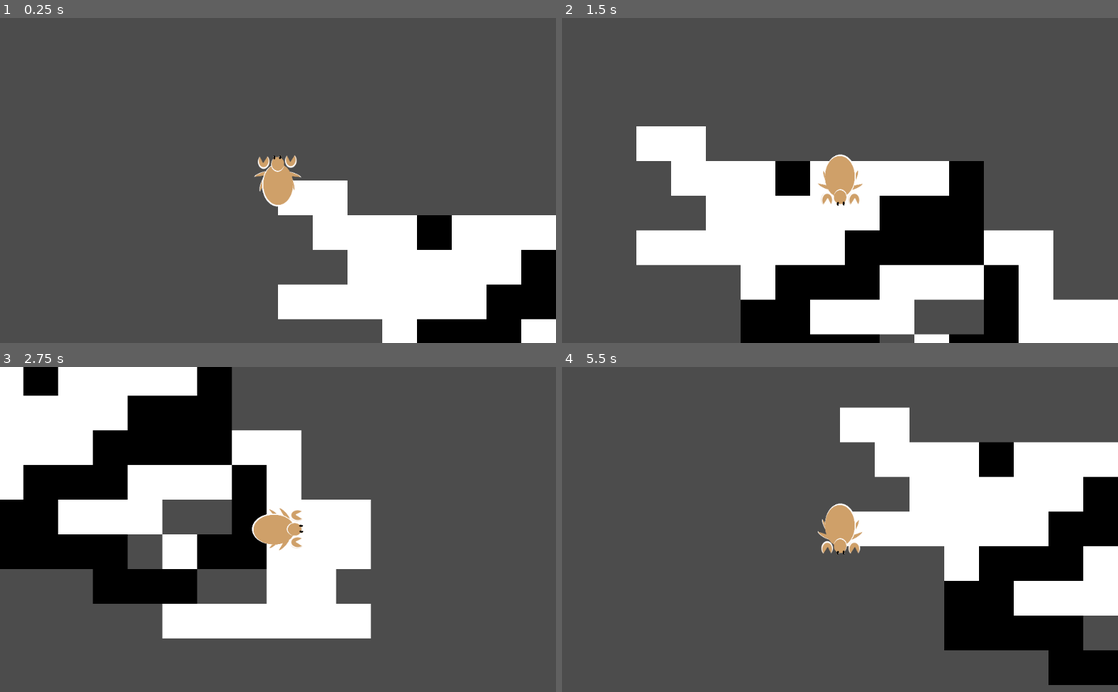
Above: before the commit, frames 1-4 (two rows, left to right).
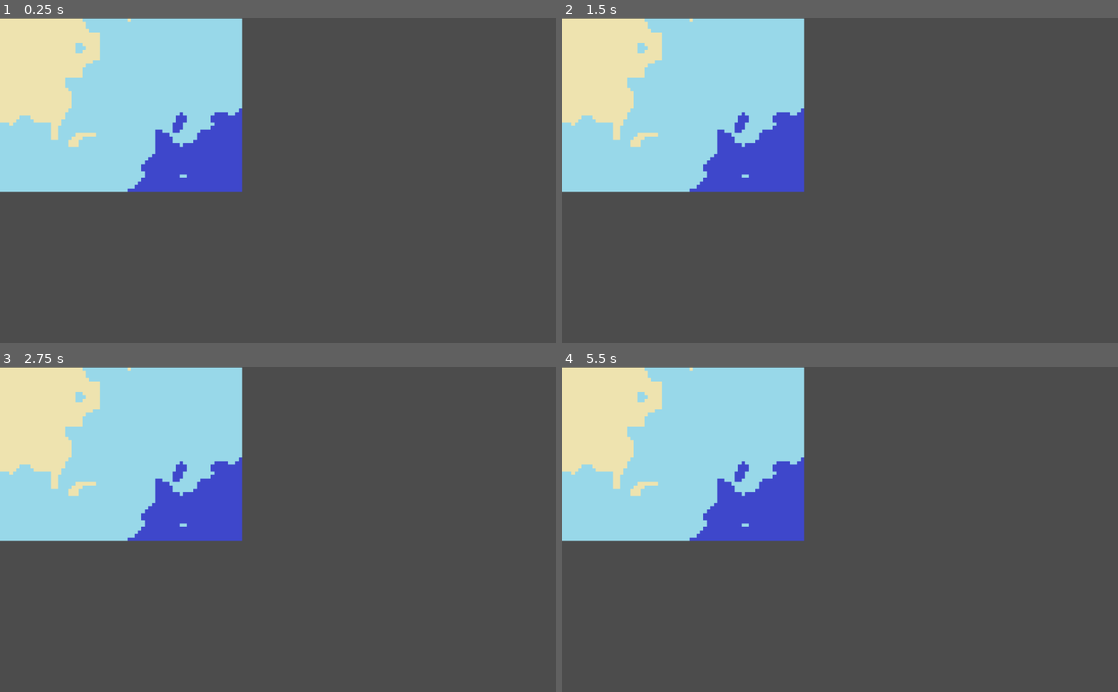
Above: after the commit, the same moments.

Repository: mtaubert/hermit
Game: Godot game, scene res://Scenes/Game.tscn
The game is run twice, just before and just after one commit, with the same random seed, the same clock (stepped at 60 frames per second) and the same inputs. The project has no main scene, so this scene is started directly.
Inputs:
- Up to frame 1 (0.25 s): no input
- Up to frame 2 (1.5 s): hold D (move_right) 0.53-1.28 s; hold S (move_down) from 1.28 s (still down)
- Up to frame 3 (2.75 s): release S (move_down) at 2.03 s; hold D (move_right) from 2.03 s (still down)
- Up to frame 4 (5.5 s): release D (move_right) at 2.78 s; hold W (move_up) 2.78-3.53 s; hold A (move_left) 3.53-5.03 s; hold S (move_down) from 5.03 s (still down)

The runs differ from the first frame. In frame 1, 42% of the frame differs, in the area x 0-100%, y 0-100%; in frame 2, 54%; in frame 3, 41%; in frame 4, 50%.

Commit message:
Added world generation

Diff:
--- a/Assets/world_tiles.tres
+++ b/Assets/world_tiles.tres
@@ -1,10 +1,11 @@
-[gd_resource type="TileSet" load_steps=3 format=2]
+[gd_resource type="TileSet" load_steps=4 format=2]
 
-[ext_resource path="res://Assets/debug_white.png" type="Texture" id=1]
-[ext_resource path="res://Assets/debug_black.png" type="Texture" id=2]
+[ext_resource path="res://Assets/debug_sand.png" type="Texture" id=1]
+[ext_resource path="res://Assets/debug_water.png" type="Texture" id=2]
+[ext_resource path="res://Assets/debug_deep_water.png" type="Texture" id=3]
 
 [resource]
-0/name = "white"
+0/name = "Sand"
 0/texture = ExtResource( 1 )
 0/tex_offset = Vector2( 0, 0 )
 0/modulate = Color( 1, 1, 1, 1 )
@@ -14,7 +15,7 @@
 0/navigation_offset = Vector2( 32, 32 )
 0/shapes = [  ]
 0/z_index = 0
-1/name = "black"
+1/name = "Water"
 1/texture = ExtResource( 2 )
 1/tex_offset = Vector2( 0, 0 )
 1/modulate = Color( 1, 1, 1, 1 )
@@ -24,3 +25,13 @@
 1/navigation_offset = Vector2( 32, 32 )
 1/shapes = [  ]
 1/z_index = 0
+2/name = "Deep_Water"
+2/texture = ExtResource( 3 )
+2/tex_offset = Vector2( 0, 0 )
+2/modulate = Color( 1, 1, 1, 1 )
+2/region = Rect2( 0, 0, 64, 64 )
+2/tile_mode = 0
+2/occluder_offset = Vector2( 32, 32 )
+2/navigation_offset = Vector2( 32, 32 )
+2/shapes = [  ]
+2/z_index = 0
--- a/Scenes/Game.tscn
+++ b/Scenes/Game.tscn
@@ -1,15 +1,18 @@
 [gd_scene load_steps=3 format=2]
 
 [ext_resource path="res://Assets/world_tiles.tres" type="TileSet" id=1]
-[ext_resource path="res://Scenes/Prefabs/player_crab.tscn" type="PackedScene" id=2]
+[ext_resource path="res://Scripts/World.gd" type="Script" id=2]
 
 [node name="Game" type="Node2D"]
 
 [node name="World" type="TileMap" parent="."]
 tile_set = ExtResource( 1 )
 format = 1
-tile_data = PoolIntArray( 0, 0, 0, 1, 0, 0, 65537, 0, 0, 65538, 0, 0, 65539, 0, 0, 65540, 1, 0, 65541, 0, 0, 65542, 0, 0, 65543, 0, 0, 65544, 0, 0, 65545, 1, 0, 131074, 0, 0, 131075, 0, 0, 131076, 0, 0, 131077, 0, 0, 131078, 0, 0, 131079, 1, 0, 131080, 1, 0, 131081, 1, 0, 196608, 0, 0, 196609, 0, 0, 196610, 0, 0, 196611, 0, 0, 196612, 0, 0, 196613, 0, 0, 196614, 1, 0, 196615, 1, 0, 196616, 1, 0, 196617, 1, 0, 196618, 0, 0, 196619, 0, 0, 262147, 0, 0, 262148, 1, 0, 262149, 1, 0, 262150, 1, 0, 262151, 0, 0, 262152, 0, 0, 262153, 0, 0, 262154, 1, 0, 262155, 0, 0, 327683, 1, 0, 327684, 1, 0, 327685, 0, 0, 327686, 0, 0, 327687, 0, 0, 327690, 1, 0, 327691, 0, 0, 327692, 0, 0, 327693, 0, 0, 393219, 1, 0, 393220, 1, 0, 393221, 1, 0, 393222, 1, 0, 393224, 0, 0, 393225, 1, 0, 393226, 1, 0, 393227, 0, 0, 393228, 0, 0, 393229, 0, 0, 458758, 1, 0, 458759, 1, 0, 458760, 1, 0, 458763, 0, 0, 458764, 0, 0, 524296, 0, 0, 524297, 0, 0, 524298, 0, 0, 524299, 0, 0, 524300, 0, 0, 524301, 0, 0 )
+script = ExtResource( 2 )
 
 [node name="Sorter" type="YSort" parent="World"]
 
-[node name="player" parent="." instance=ExtResource( 2 )]
+[node name="Temp_Camera" type="Camera2D" parent="."]
+position = Vector2( 5140.88, 2990.27 )
+current = true
+zoom = Vector2( 10, 10 )
--- a/Scenes/Prefabs/World_Tiles.tscn
+++ b/Scenes/Prefabs/World_Tiles.tscn
@@ -1,14 +1,19 @@
-[gd_scene load_steps=3 format=2]
+[gd_scene load_steps=4 format=2]
 
-[ext_resource path="res://Assets/debug_white.png" type="Texture" id=1]
-[ext_resource path="res://Assets/debug_black.png" type="Texture" id=2]
+[ext_resource path="res://Assets/debug_sand.png" type="Texture" id=1]
+[ext_resource path="res://Assets/debug_water.png" type="Texture" id=2]
+[ext_resource path="res://Assets/debug_deep_water.png" type="Texture" id=3]
 
 [node name="World_Tiles" type="Node2D"]
 
-[node name="white" type="Sprite" parent="."]
+[node name="Sand" type="Sprite" parent="."]
 position = Vector2( 32, 32 )
 texture = ExtResource( 1 )
 
-[node name="black" type="Sprite" parent="."]
+[node name="Water" type="Sprite" parent="."]
 position = Vector2( 104, 32 )
 texture = ExtResource( 2 )
+
+[node name="Deep_Water" type="Sprite" parent="."]
+position = Vector2( 176, 32 )
+texture = ExtResource( 3 )
--- a/Scripts/Global_Scripts/world_generator.gd
+++ b/Scripts/Global_Scripts/world_generator.gd
@@ -1,7 +1,22 @@
 extends Node
 
 func _ready():
-	pass # Replace with function body.
+	randomize()
 
-func generate_world(size:Vector2):
-	pass
+var depthNoise
+var biomeNoise
+var size
+
+func generate_world(octaves, period, persistence, worldSize:Vector2):
+	depthNoise = OpenSimplexNoise.new()
+	size = worldSize
+	# Configure
+	depthNoise.seed = randi()
+	depthNoise.octaves = octaves
+	depthNoise.period = period
+	depthNoise.persistence = persistence
+
+func get_depth(x,y):
+	var gradientOffset = (((((x/size.x)+(y/size.y))/2)*2)-1)*(-1)
+	var depth = (gradientOffset+depthNoise.get_noise_2d(x,y))/2
+	return depth
--- /dev/null
+++ b/Scripts/World.gd
@@ -0,0 +1,43 @@
+extends TileMap
+
+var world = []
+var worldSize = Vector2(70,50)
+
+export(int) var octaves = 4
+export(float) var period = 35.0
+export(float) var persistence = 0.8
+
+func _ready():
+	create_new_world()
+
+func create_new_world():
+	for cell in get_used_cells():
+		set_cell(cell.x, cell.y, -1)
+
+	World_Generator.generate_world(octaves, period, persistence, worldSize)
+
+	for x in range(worldSize.x):
+		world.append([])
+		for y in range(worldSize.y):
+
+			var cellData = {
+				"depth":World_Generator.get_depth(x,y),
+				"biome":0
+			}
+
+			world[x].append(cellData)
+
+	paint_cells()
+
+func paint_cells():
+	for x in range(worldSize.x):
+		for y in range(worldSize.y):
+			var depth = world[x][y]["depth"]
+			var biome = world[x][y]["biome"]
+
+			if depth <= -0.2:
+				set_cell(x,y,2)
+			elif depth <= 0.2:
+				set_cell(x,y,1)
+			else:
+				set_cell(x,y,0)
--- a/project.godot
+++ b/project.godot
@@ -17,6 +17,10 @@
 
 config/name="Hermit"
 config/icon="res://icon.png"
+
+[autoload]
+
+World_Generator="*res://Scripts/Global_Scripts/World_Generator.gd"
 
 [input]
 
Binary file removed: Assets/debug_black.png
Binary file added: Assets/debug_deep_water.png
Not shown, changed: Assets/debug_deep_water.png.import
Binary file added: Assets/debug_sand.png
Not shown, added: Assets/debug_sand.png.import
Binary file added: Assets/debug_water.png
Not shown, changed: Assets/debug_water.png.import
Binary file removed: Assets/debug_white.png
